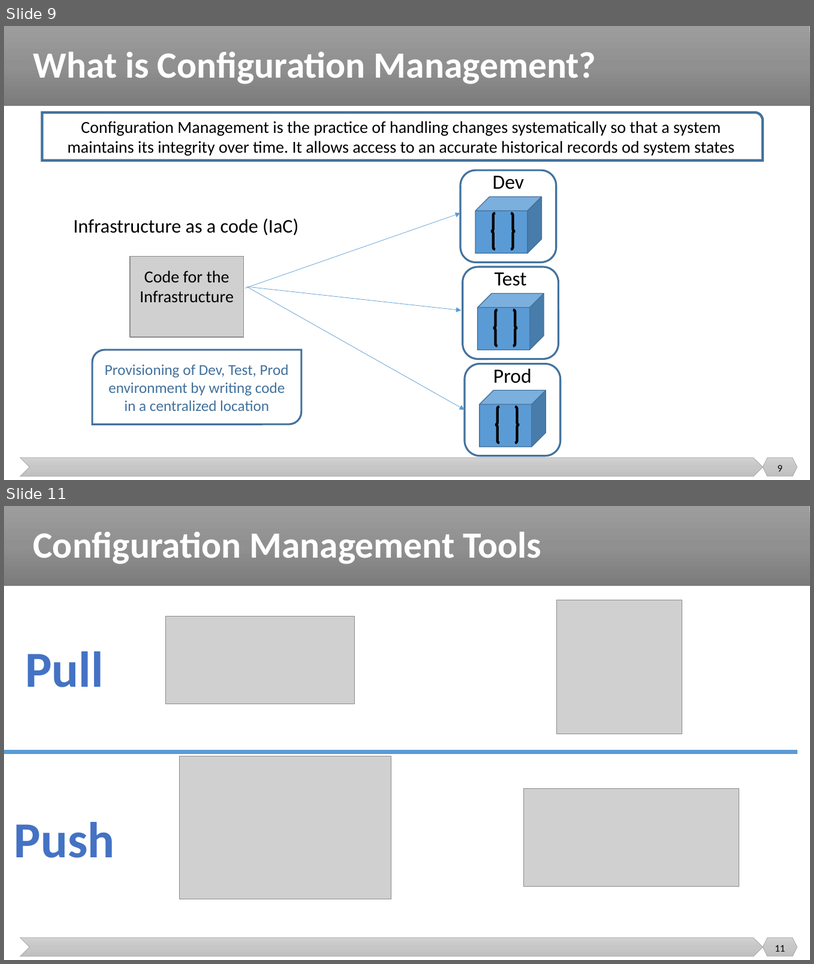
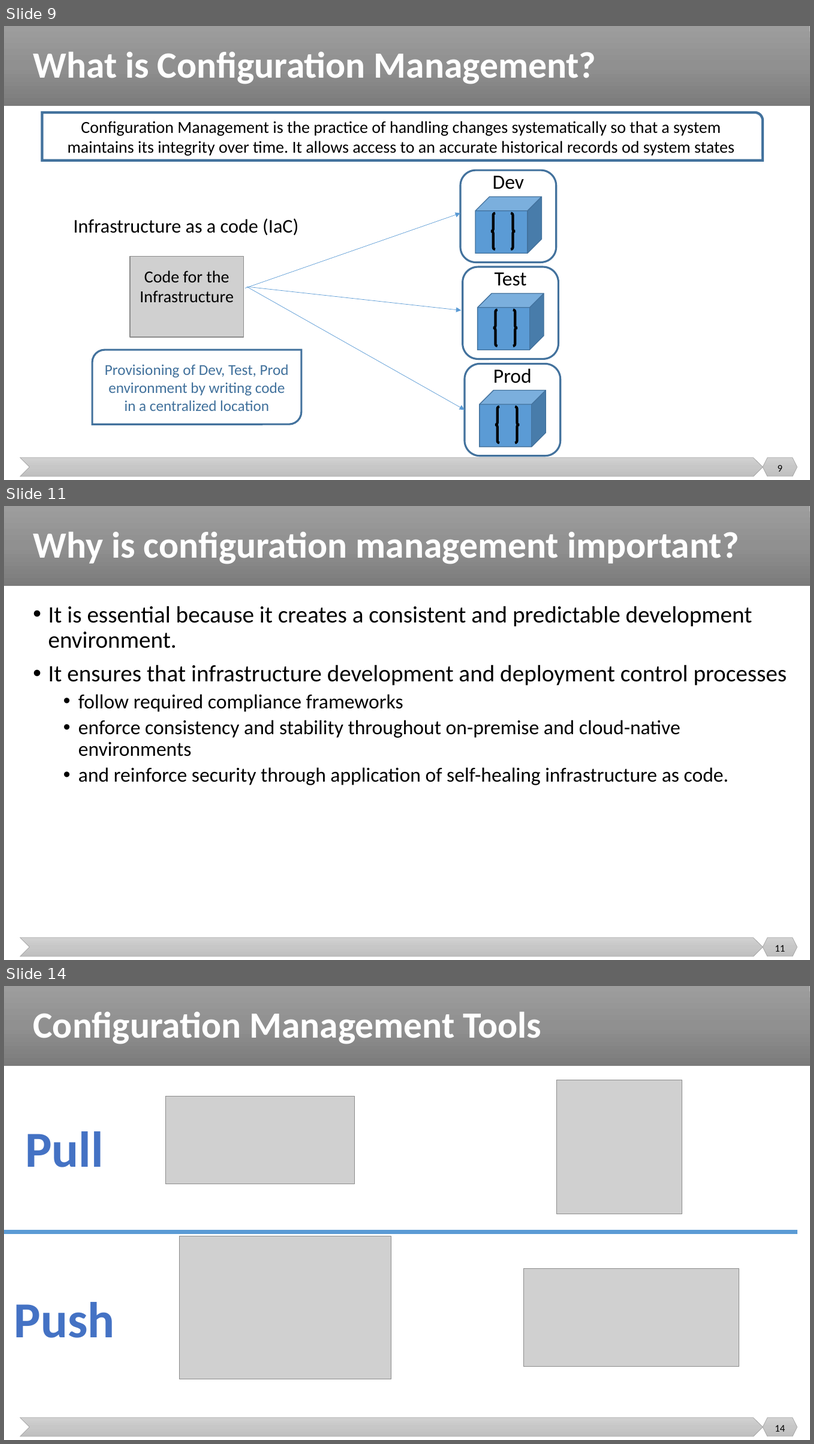
Before and after one commit to malenezi/malenezi, a slide deck: SE489/Lectures/6-Configuration Management/Configuration Management 2.pptx. Shown one above the other, each under a label of ours: slides 9 and 11 before the commit, slides 9, 11 and 14 after it; the slides between them are not shown. The pictures are 814x964 and 814x1444 pixels, drawn with LibreOffice and Linux fonts; fonts in the diff are those of the drawing; grey boxes stand for pictures. Boxes give left, top, right and bottom in pixels: in the first picture for what was removed or moved away, otherwise in the second. Text is boxed around its words. In the diff, an @@ line names an element or a change of style, - is before the commit and + after.

```diff
--- a/SE489/Lectures/6-Configuration Management/Configuration Management 2.pptx
+++ b/SE489/Lectures/6-Configuration Management/Configuration Management 2.pptx
@@ slide 11 added at bbox=[4, 506, 810, 960], background #FFFFFF; not listed: 3 template elements that a slide beside it also shows @@
@@ title added at bbox=[33, 532, 740, 564], 44 pt, text #FFFFFF, bold @@
+Why is configuration management important?
@@ text added at bbox=[48, 606, 788, 785], 24 pt, text #000000 @@
+• It is essential because it creates a consistent and predictable development environment.
+• It ensures that infrastructure development and deployment control processes
+  • follow required compliance frameworks
+  • enforce consistency and stability throughout on-premise and cloud-native environments
+  • and reinforce security through application of self-healing infrastructure as code.
@@ page number added at bbox=[775, 945, 785, 951], 12 pt, text #000000 @@
+11
@@ what was slide 11 is now slide 14 @@
@@ page number at bbox=[775, 1425, 785, 1431]: text changed @@
-11
+14
```
Also in this commit, not shown: 2 slides changed, 7 other slides added, 1 other file.
